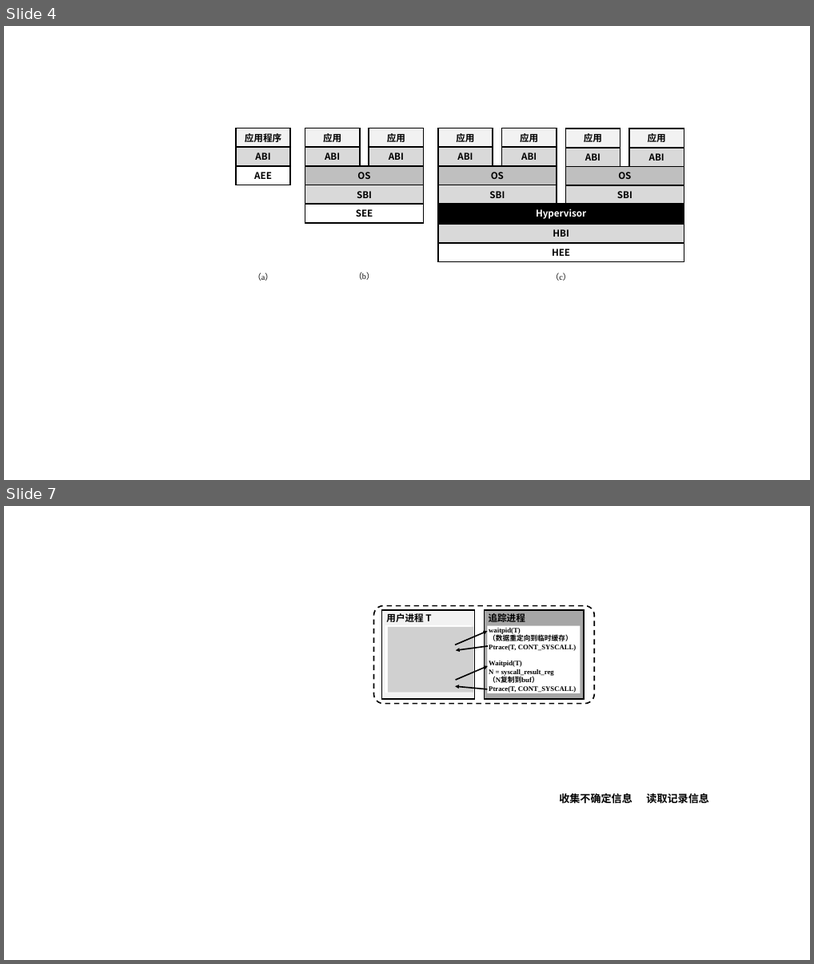
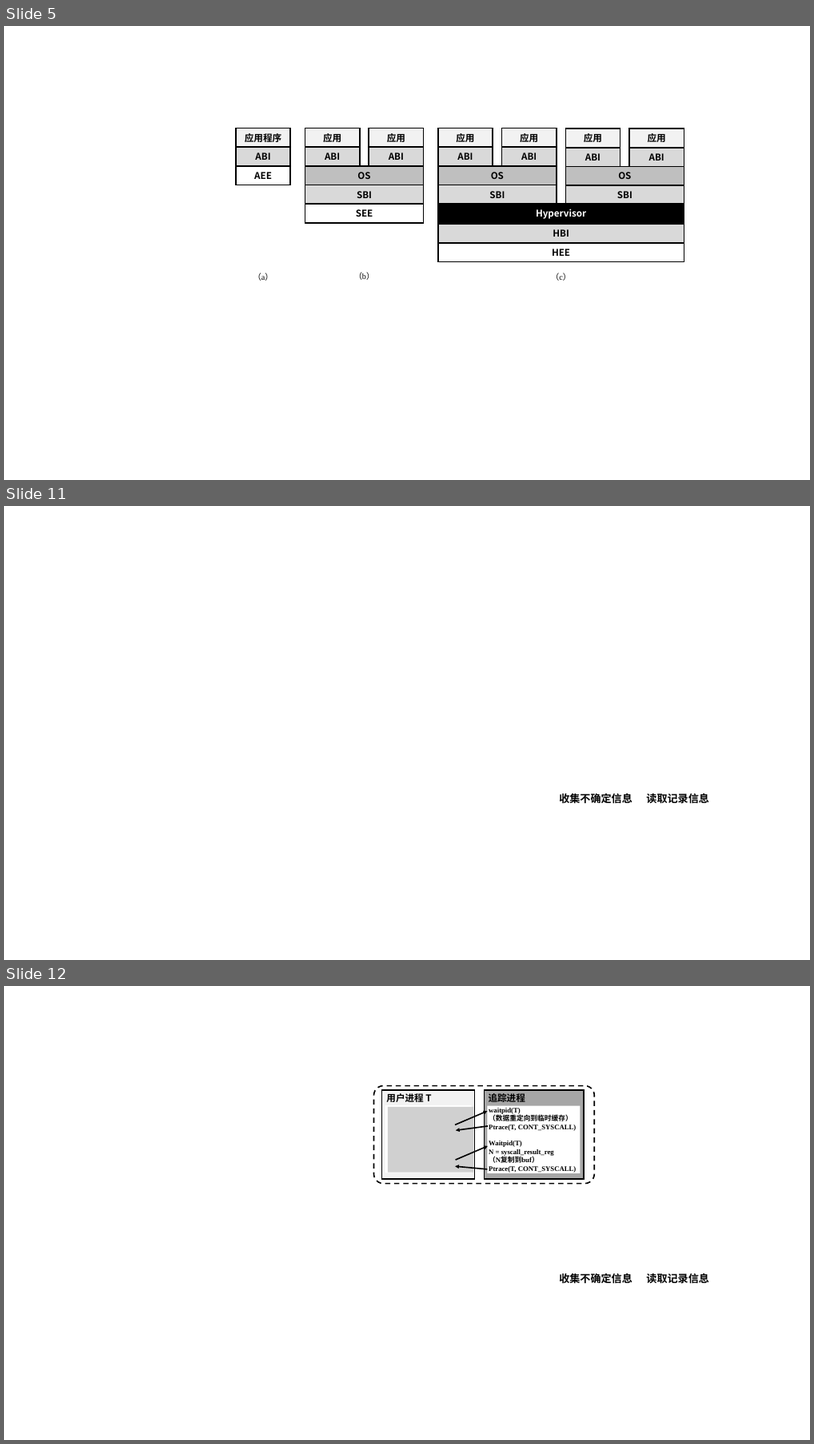
Before and after one commit to Cu1Ao/HelpMe, a slide deck: 插图.pptx. Shown one above the other, each under a label of ours: slides 4 and 7 before the commit, slides 5, 11 and 12 after it; the slides between them are not shown. The pictures are 814x964 and 814x1444 pixels, drawn with LibreOffice and Linux fonts; fonts in the diff are those of the drawing; grey boxes stand for pictures. Boxes give left, top, right and bottom in pixels: in the first picture for what was removed or moved away, otherwise in the second. Text is boxed around its words. In the diff, an @@ line names an element or a change of style, - is before the commit and + after.

```diff
--- a/插图.pptx
+++ b/插图.pptx
@@ slide 11 added at (x1=4, y1=506, x2=810, y2=960), background #FFFFFF @@
@@ text added at (x1=559, y1=793, x2=633, y2=804), 18 pt, text #000000, bold @@
+收集不确定信息
@@ text added at (x1=646, y1=793, x2=710, y2=803), 18 pt, text #000000, bold @@
+读取记录信息
@@ what was slide 4 is now slide 5 @@
@@ what was slide 7 is now slide 12 @@
```
Also in this commit, not shown: 3 slides changed, 6 other slides added, 38 other files.
